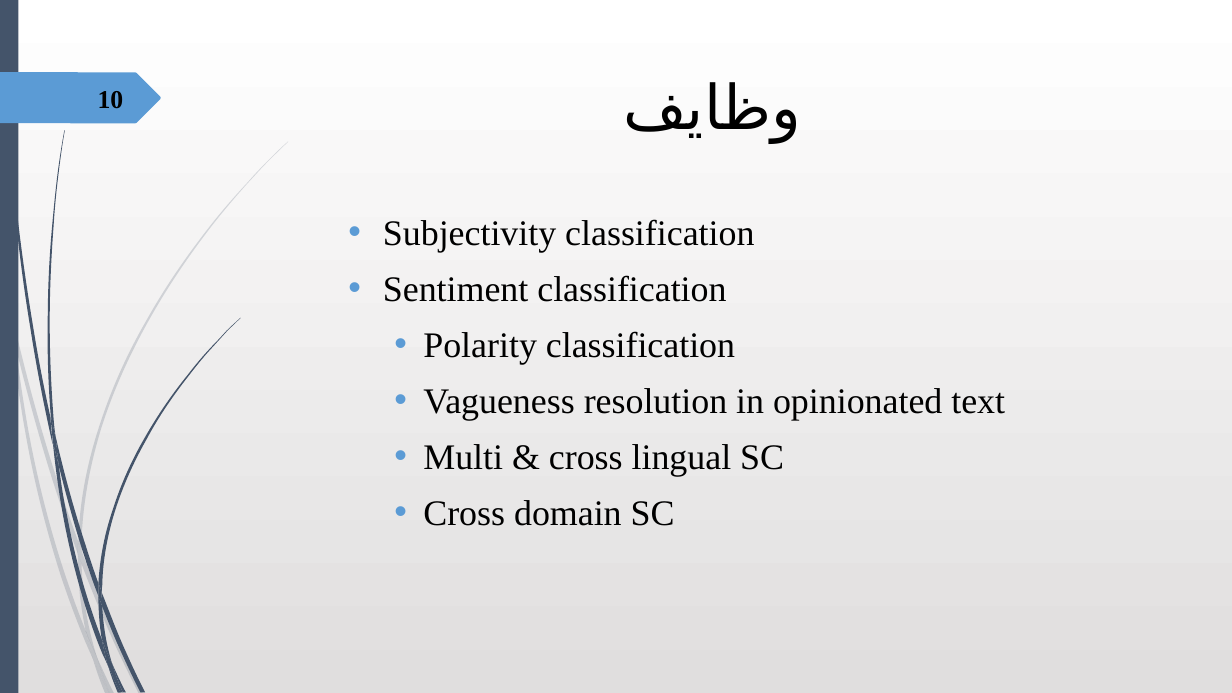
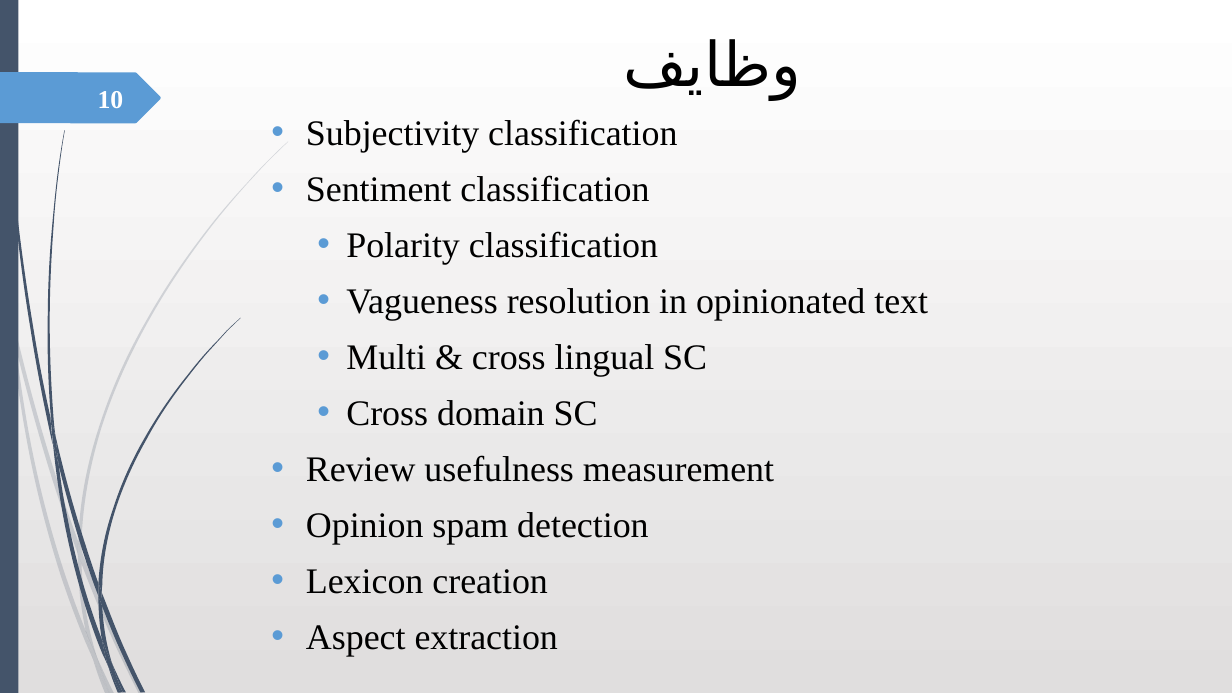
Before and after one commit to robati/speakerRecognition, a slide deck: slide 10 of OM.pptx. Drawn at 1232x693 pixels with LibreOffice and Linux fonts; fonts in the diff are those of the drawing. Boxes give left, top, right and bottom in pixels: in the first picture for what was removed or moved away, otherwise in the second. Text is boxed around its words. In the diff, an @@ line names an element or a change of style, - is before the commit and + after.

```diff
--- a/OM.pptx
+++ b/OM.pptx
@@ title "وظایف": place and size @@
-title "وظایف" at (623, 82, 801, 142)
+title "وظایف" at (623, 39, 801, 99)
@@ page number at (98, 91, 124, 108): text colour #000000 to #FFFFFF @@
@@ text "Subjectivity classification": place and size @@
-text "Subjectivity classification" at (383, 219, 1005, 526)
+text "Subjectivity classification" at (306, 119, 928, 656)
@@ text at (306, 455, 774, 656): paragraphs added @@
+• Review usefulness measurement
+• Opinion spam detection
+• Lexicon creation
+• Aspect extraction
```
Also in this commit, not shown: 23 other slides changed, 4 slides removed, 1 other file.
